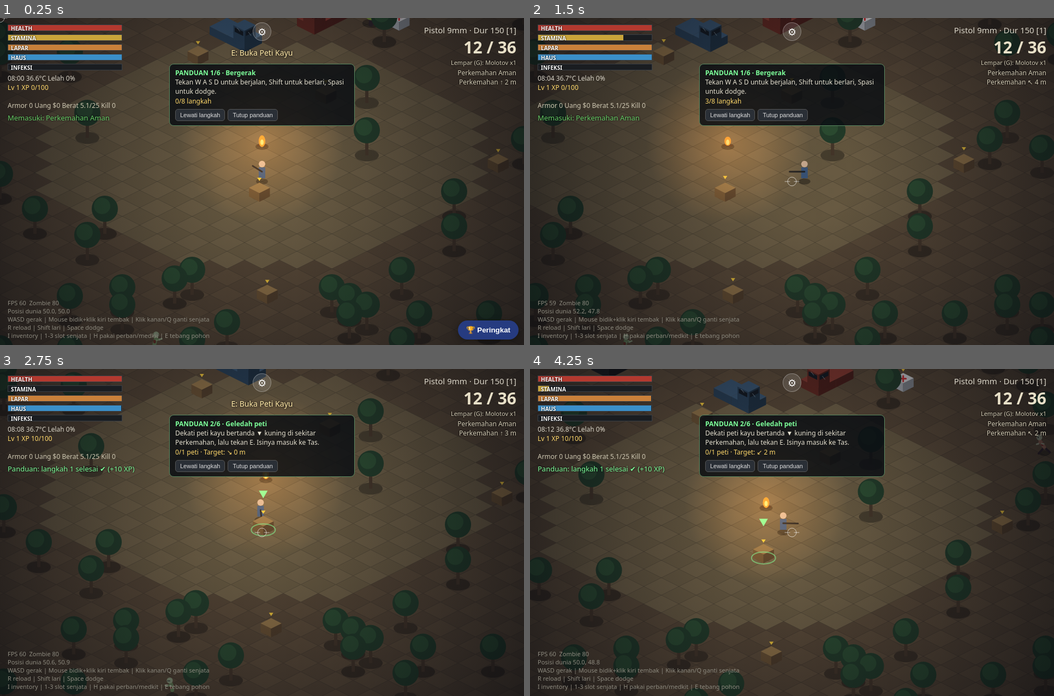
Above: before the commit, frames 1-4 (two rows, left to right).
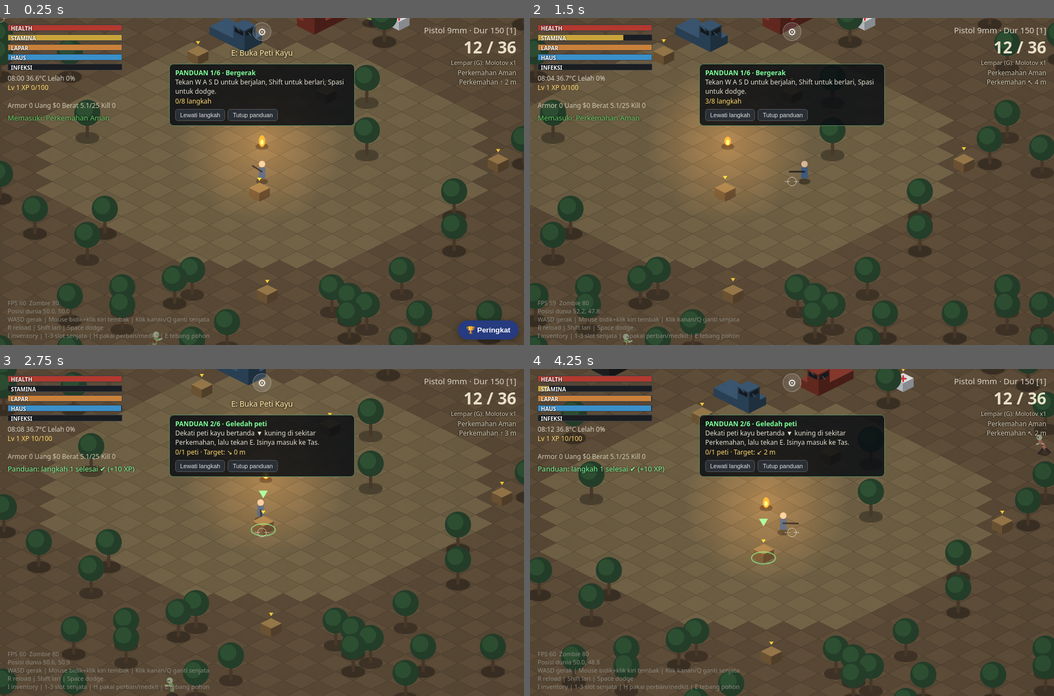
Above: after the commit, the same moments.

Repository: vexelkang-cell/gamepai
Game: browser game, page games/zombie/index.html
The game is run twice, just before and just after one commit, with the same random seed, the same clock (stepped at 60 frames per second) and the same inputs.
Inputs (mouse positions are in pixels of both pictures, inside the frame that each line leads up to):
- Up to frame 1 (0.25 s): no input
- Up to frame 2 (1.5 s): click (792, 181) at 0.27 s; hold Right from 1.03 s (still down); tap Space at 1.1 s
- Up to frame 3 (2.75 s): release Right at 1.53 s; hold Down 1.58-1.85 s; tap Space at 1.6, 2.1, 2.6 s; hold Left 1.9-2.47 s; hold Up from 2.52 s (still down)
- Up to frame 4 (4.25 s): release Up at 2.82 s; hold Right 2.87-3.53 s; tap Space at 3.1, 3.6, 4.1 s; hold Up 3.58-3.82 s; hold Left from 3.87 s (still down)

The runs differ from the first frame. In frame 1, 57% of the frame differs, in the area x 0-100%, y 0-100%; in frame 2, 58%; in frame 3, 58%; in frame 4, 58%.

Commit message:
Brighten daytime world lighting

Diff:
--- a/games/zombie/game.js
+++ b/games/zombie/game.js
@@ -1106,8 +1106,9 @@
     ctx.beginPath(); ctx.moveTo(a[0] + ox(), a[1] + oy() - 18); ctx.lineTo(c[0] + ox(), c[1] + oy() - 18); ctx.stroke(); }
   if (pl.swing > 0) { const g = toS(Math.cos(pl.ang) * 1.1, Math.sin(pl.ang) * 1.1); ctx.strokeStyle = 'rgba(255,255,255,.7)'; ctx.lineWidth = 4;
     ctx.beginPath(); ctx.moveTo(ps[0] + ox(), ps[1] + oy() - 18); ctx.lineTo(ps[0] + ox() + g[0], ps[1] + oy() - 18 + g[1]); ctx.stroke(); }
-  const sx = ps[0] + ox(), sy = ps[1] + oy() - 20, g = ctx.createRadialGradient(sx, sy, 90, sx, sy, Math.max(W, H) * 0.7);
-  g.addColorStop(0, 'rgba(8,10,22,.12)'); g.addColorStop(1, 'rgba(4,6,12,.78)'); ctx.fillStyle = g; ctx.fillRect(0, 0, W, H);
+  const sx = ps[0] + ox(), sy = ps[1] + oy() - 20, dkLight = darkness(), g = ctx.createRadialGradient(sx, sy, 90, sx, sy, Math.max(W, H) * 0.7);
+  // Vignette tipis saat siang; bertambah bertahap saat senja dan malam.
+  g.addColorStop(0, `rgba(8,10,22,${0.015 + dkLight * 0.075})`); g.addColorStop(1, `rgba(4,6,12,${0.10 + dkLight * 0.32})`); ctx.fillStyle = g; ctx.fillRect(0, 0, W, H);
   const dk = darkness(); nightOverlay(dk); // malam
   ctx.globalCompositeOperation = 'lighter';
   for (const o of lights()) { const q = toS(o.x, o.y), gx = q[0] + ox(), gy = q[1] + oy() - 8; if (gx < -150 || gx > W + 150 || gy < -150 || gy > H + 150) continue; const rg = ctx.createRadialGradient(gx, gy, 5, gx, gy, 150);
